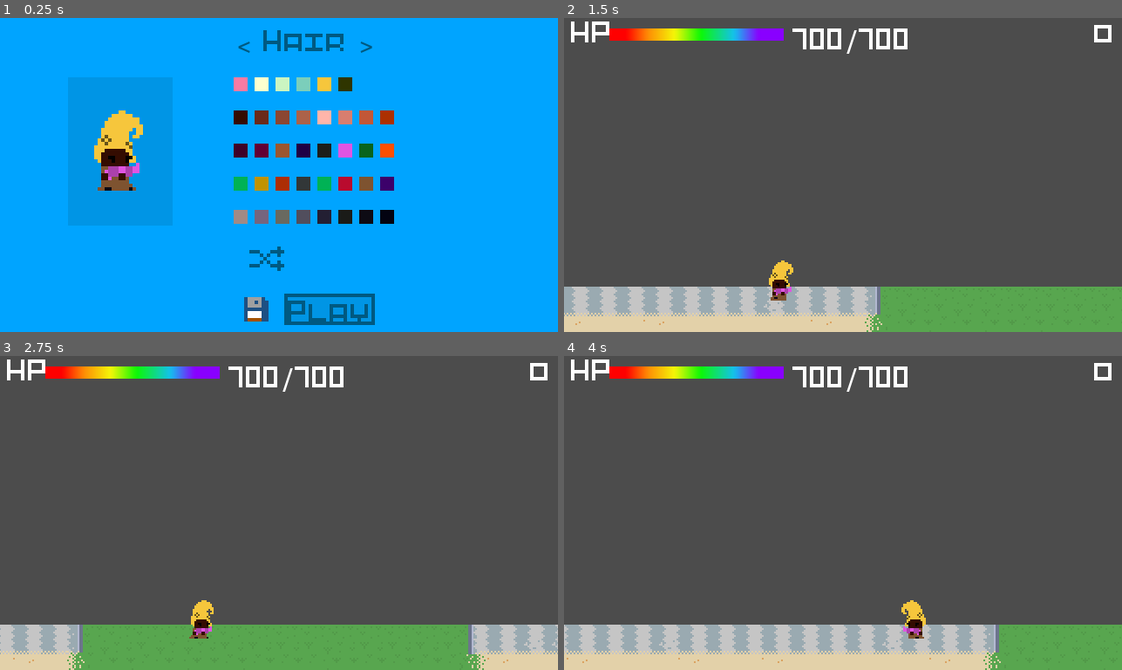
Above: before the commit, frames 1-4 (two rows, left to right).
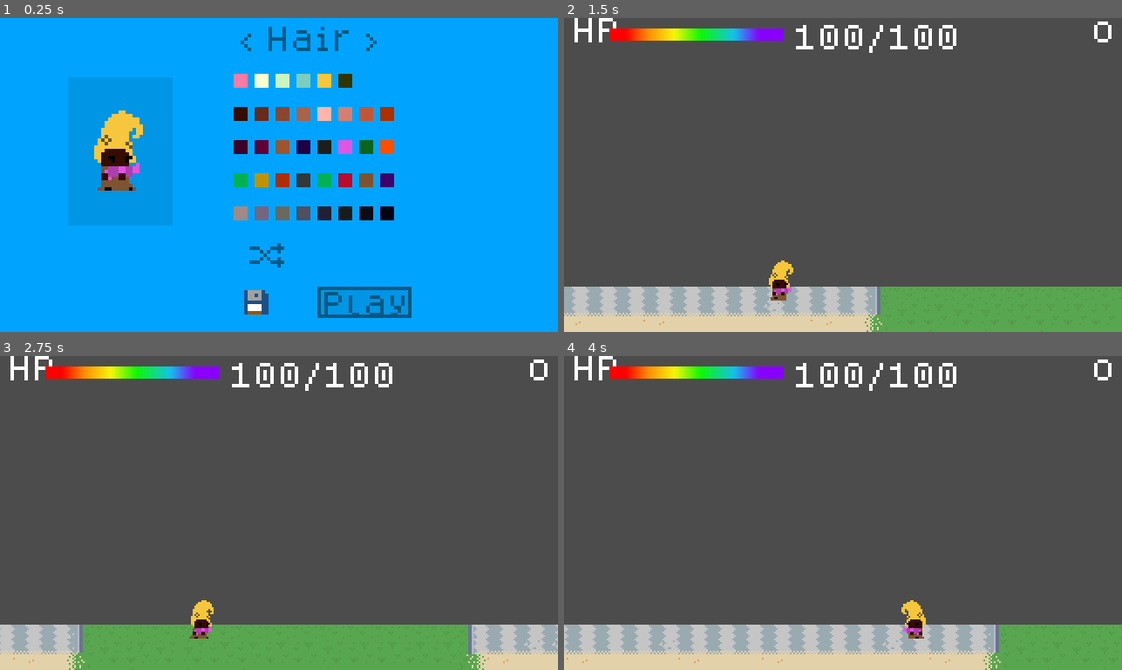
Above: after the commit, the same moments.

Repository: hamiltonromualdo/bring-ur-glam
Game: Godot game, scene res://src/UserInterface/CustomizePlayer.tscn
The game is run twice, just before and just after one commit, with the same random seed, the same clock (stepped at 60 frames per second) and the same inputs. This scene is started directly instead of the project's main scene.
Inputs (mouse positions are in pixels of both pictures, inside the frame that each line leads up to):
- Up to frame 1 (0.25 s): no input
- Up to frame 2 (1.5 s): click "Play" at 0.5 s; move the mouse to (815, 237) at 1.27 s; hold Right (ui_right) from 1.28 s (still down)
- Up to frame 3 (2.75 s): keep holding Right (ui_right); move the mouse to (446, 560) at 2.02 s
- Up to frame 4 (4 s): move the mouse to (675, 465) at 2.77 s; release Right (ui_right) at 2.78 s; hold Left (ui_left) from 2.78 s (still down); move the mouse to (870, 513) at 3.52 s

The runs differ from the first frame. In frame 1, 5.4% of the frame differs, in the area x 41-74%, y 2-98%; in frame 2, 1.3%; in frame 3, 1.3%; in frame 4, 1.3%.

Commit message:
Adding new font
Testing new pixel font, dogica

Diff:
--- a/bring_ur_glam/assets/ui/flat_pixel_theme.tres
+++ b/bring_ur_glam/assets/ui/flat_pixel_theme.tres
@@ -1,12 +1,12 @@
 [gd_resource type="Theme" load_steps=10 format=2]
 
-[ext_resource path="res://assets/fonts/Pixel-Art/pixelart.ttf" type="DynamicFontData" id=1]
+[ext_resource path="res://assets/fonts/dogica/dogicapixel.ttf" type="DynamicFontData" id=2]
 
 [sub_resource type="DynamicFontData" id=6]
 font_path = "res://assets/fonts/UbuntuMono-Regular.ttf"
 
 [sub_resource type="DynamicFont" id=2]
-font_data = ExtResource( 1 )
+font_data = ExtResource( 2 )
 fallback/0 = SubResource( 6 )
 
 [sub_resource type="StyleBoxEmpty" id=5]
@@ -39,7 +39,7 @@
 font_path = "res://assets/fonts/UbuntuMono-Regular.ttf"
 
 [sub_resource type="DynamicFont" id=8]
-font_data = ExtResource( 1 )
+font_data = ExtResource( 2 )
 fallback/0 = SubResource( 7 )
 
 [resource]
--- a/bring_ur_glam/src/UserInterface/HUDTheme.tres
+++ b/bring_ur_glam/src/UserInterface/HUDTheme.tres
@@ -1,6 +1,6 @@
 [gd_resource type="Theme" load_steps=6 format=2]
 
-[ext_resource path="res://assets/fonts/Pixel-Art/pixelart.ttf" type="DynamicFontData" id=1]
+[ext_resource path="res://assets/fonts/dogica/dogicapixel.ttf" type="DynamicFontData" id=1]
 
 [sub_resource type="DynamicFontData" id=4]
 font_path = "res://assets/fonts/UbuntuMono-Regular.ttf"
Binary file added: bring_ur_glam/assets/fonts/dogica/dogica.ttf
Not shown, added: bring_ur_glam/assets/fonts/dogica/dogica_license.txt
Not shown, added: bring_ur_glam/assets/fonts/dogica/dogica_pixel_license.txt
Binary file added: bring_ur_glam/assets/fonts/dogica/dogicabold.ttf
Binary file added: bring_ur_glam/assets/fonts/dogica/dogicapixel.ttf
Binary file added: bring_ur_glam/assets/fonts/dogica/dogicapixelbold.ttf
Not shown, added: bring_ur_glam/assets/fonts/dogica/info.txt
